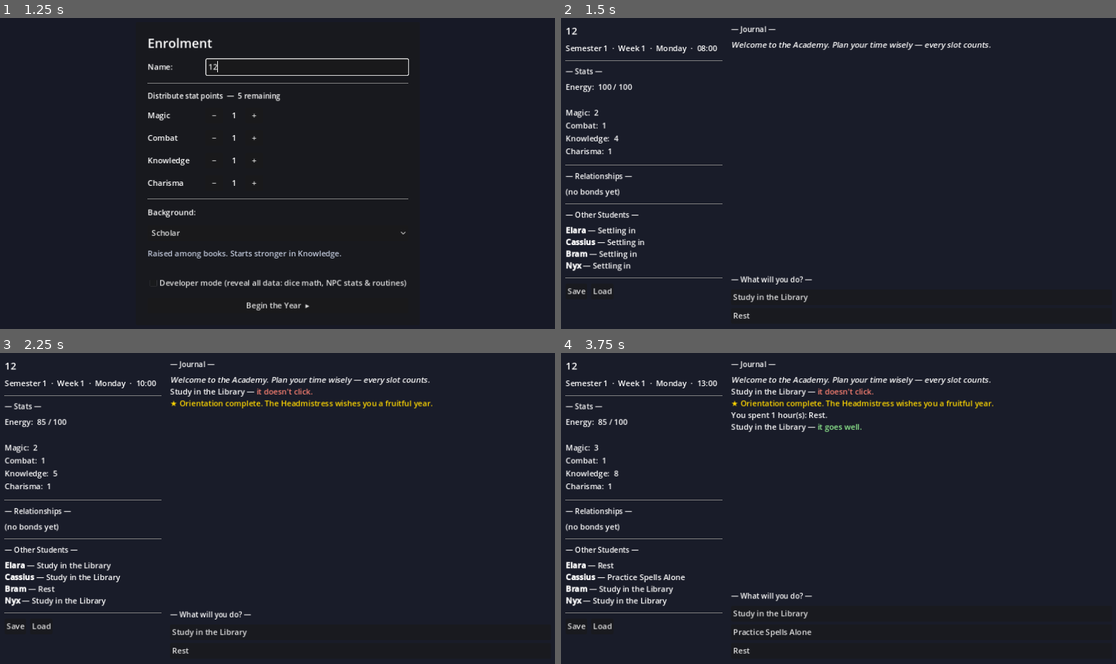
Above: before the commit, frames 1-4 (two rows, left to right).
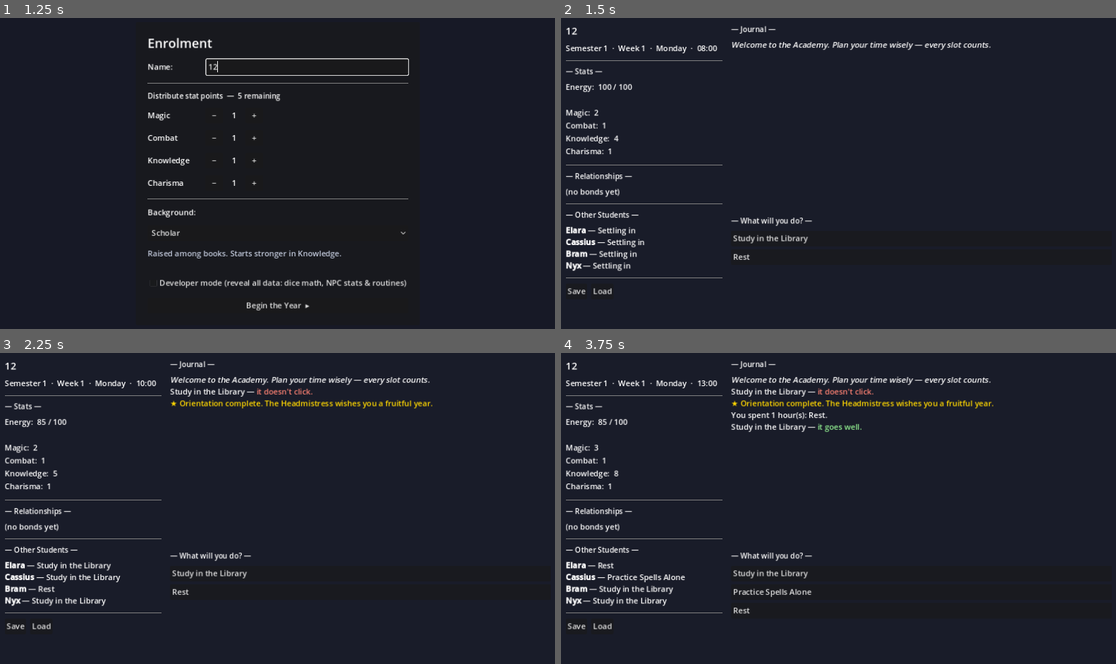
Above: after the commit, the same moments.

Repository: NyxTheCrow/academy
Game: Godot game, scene res://scenes/Root.tscn
Same seed, same stepped clock (60 frames per second), same inputs: the game is played once before the commit and once after it.
Inputs (mouse positions are in pixels of both pictures, inside the frame that each line leads up to):
- Up to frame 1 (1.25 s): click (305, 67) at 0.52 s; type "12" at 0.6 s
- Up to frame 2 (1.5 s): click "Begin the Year ▸" at 1.25 s
- Up to frame 3 (2.25 s): click "Study in the Library" at 2 s
- Up to frame 4 (3.75 s): click "Rest" at 2.75 s; click "Study in the Library" at 3.5 s

Frame 1 is identical in both runs. In frame 2, 0.7% of the frame differs, in the area x 0-46%, y 9-97%; in frame 3, 0.7%; in frame 4, 1.0%.

Commit message:
Make sidebar, journal, activities, and dialogue choices scrollable
Fix UI overflow: wrap the Academy sidebar (stats/relationships/students) and
the activity list in ScrollContainers, give the journal a floor height so it
keeps its own scroll region, and put the dialogue choices in a scroll area
(shown in place of the Continue button) inside a taller dialogue box. Long
text and many options no longer push the layout off-screen. Buttons fill
width and clip overflow text.

Co-Authored-By: Claude Opus 4.8 <noreply@anthropic.com>
Claude-Session: https://claude.ai/code/session_01YZg37CEKBKZxHJukh6HEMW

Diff:
--- a/scenes/modes/AcademyMode.gd
+++ b/scenes/modes/AcademyMode.gd
@@ -42,11 +42,18 @@
 	root_h.add_theme_constant_override("separation", 18)
 	margin.add_child(root_h)
 
-	# --- Sidebar: clock + stats + relationships + save/load ---
+	# --- Sidebar: clock + stats + relationships + students + save/load ---
+	# Wrapped in a ScrollContainer so it never overflows the window (dev mode
+	# adds several NPC stat lines).
+	var sidebar_scroll := ScrollContainer.new()
+	sidebar_scroll.custom_minimum_size = Vector2(320, 0)
+	sidebar_scroll.horizontal_scroll_mode = ScrollContainer.SCROLL_MODE_DISABLED
+	root_h.add_child(sidebar_scroll)
+
 	var sidebar := VBoxContainer.new()
-	sidebar.custom_minimum_size = Vector2(320, 0)
+	sidebar.size_flags_horizontal = Control.SIZE_EXPAND_FILL
 	sidebar.add_theme_constant_override("separation", 10)
-	root_h.add_child(sidebar)
+	sidebar_scroll.add_child(sidebar)
 
 	header_label = Label.new()
 	header_label.add_theme_font_size_override("font_size", 20)
@@ -72,7 +79,7 @@
 	students_label = RichTextLabel.new()
 	students_label.bbcode_enabled = true
 	students_label.fit_content = true
-	students_label.custom_minimum_size = Vector2(300, 90)
+	students_label.custom_minimum_size = Vector2(0, 40)
 	sidebar.add_child(students_label)
 
 	sidebar.add_child(HSeparator.new())
@@ -97,14 +104,22 @@
 	main_v.add_child(_title("Journal"))
 	log_box = RichTextLabel.new()
 	log_box.size_flags_vertical = Control.SIZE_EXPAND_FILL
+	log_box.custom_minimum_size = Vector2(0, 140)
 	log_box.bbcode_enabled = true
+	log_box.scroll_active = true
 	log_box.scroll_following = true
 	main_v.add_child(log_box)
 
 	main_v.add_child(_title("What will you do?"))
+	# Scrollable so a long activity list never pushes the layout off-screen.
+	var act_scroll := ScrollContainer.new()
+	act_scroll.custom_minimum_size = Vector2(0, 190)
+	act_scroll.horizontal_scroll_mode = ScrollContainer.SCROLL_MODE_DISABLED
+	main_v.add_child(act_scroll)
 	activity_container = VBoxContainer.new()
+	activity_container.size_flags_horizontal = Control.SIZE_EXPAND_FILL
 	activity_container.add_theme_constant_override("separation", 6)
-	main_v.add_child(activity_container)
+	act_scroll.add_child(activity_container)
 
 func _title(text: String) -> Label:
 	var lbl := Label.new()
@@ -168,6 +183,8 @@
 		btn.text = label
 		btn.tooltip_text = a.get("description", "")
 		btn.alignment = HORIZONTAL_ALIGNMENT_LEFT
+		btn.size_flags_horizontal = Control.SIZE_EXPAND_FILL
+		btn.clip_text = true
 		btn.pressed.connect(_on_activity_pressed.bind(a))
 		activity_container.add_child(btn)
 
--- a/scenes/modes/DialogueMode.gd
+++ b/scenes/modes/DialogueMode.gd
@@ -19,6 +19,7 @@
 var speaker_label: Label
 var text_label: RichTextLabel
 var continue_btn: Button
+var choices_scroll: ScrollContainer
 var choices_box: VBoxContainer
 
 func enter(context: Dictionary) -> void:
@@ -54,12 +55,13 @@
 	portrait_label.add_theme_font_size_override("font_size", 96)
 	portrait_panel.add_child(portrait_label)
 
-	# Dialogue box (bottom).
+	# Dialogue box (bottom). Fixed height; its text and choices scroll inside so
+	# long passages or many options never overflow the box.
 	var box := PanelContainer.new()
 	box.set_anchors_preset(Control.PRESET_BOTTOM_WIDE)
 	box.offset_left = 40
 	box.offset_right = -40
-	box.offset_top = -240
+	box.offset_top = -360
 	box.offset_bottom = -30
 	add_child(box)
 
@@ -78,14 +80,21 @@
 
 	text_label = RichTextLabel.new()
 	text_label.bbcode_enabled = true
-	text_label.fit_content = true
+	text_label.scroll_active = true
 	text_label.size_flags_vertical = Control.SIZE_EXPAND_FILL
-	text_label.custom_minimum_size = Vector2(0, 90)
+	text_label.custom_minimum_size = Vector2(0, 60)
 	v.add_child(text_label)
 
+	# Choices scroll independently; shown instead of the Continue button.
+	choices_scroll = ScrollContainer.new()
+	choices_scroll.custom_minimum_size = Vector2(0, 140)
+	choices_scroll.horizontal_scroll_mode = ScrollContainer.SCROLL_MODE_DISABLED
+	choices_scroll.visible = false
+	v.add_child(choices_scroll)
 	choices_box = VBoxContainer.new()
+	choices_box.size_flags_horizontal = Control.SIZE_EXPAND_FILL
 	choices_box.add_theme_constant_override("separation", 6)
-	v.add_child(choices_box)
+	choices_scroll.add_child(choices_box)
 
 	continue_btn = Button.new()
 	continue_btn.text = "Continue  ▸"
@@ -108,6 +117,7 @@
 
 func _show_line(node: Dictionary) -> void:
 	_clear_choices()
+	choices_scroll.visible = false
 	continue_btn.visible = true
 	var speaker: String = node.get("speaker", "")
 	speaker_label.text = speaker
@@ -116,10 +126,13 @@
 
 func _show_choices(choices: Array) -> void:
 	continue_btn.visible = false
+	choices_scroll.visible = true
 	_clear_choices()
 	for choice in choices:
 		var btn := Button.new()
 		btn.text = choice.get("text", "...")
+		btn.size_flags_horizontal = Control.SIZE_EXPAND_FILL
+		btn.clip_text = true
 		btn.pressed.connect(_on_choice.bind(choice))
 		choices_box.add_child(btn)
 
